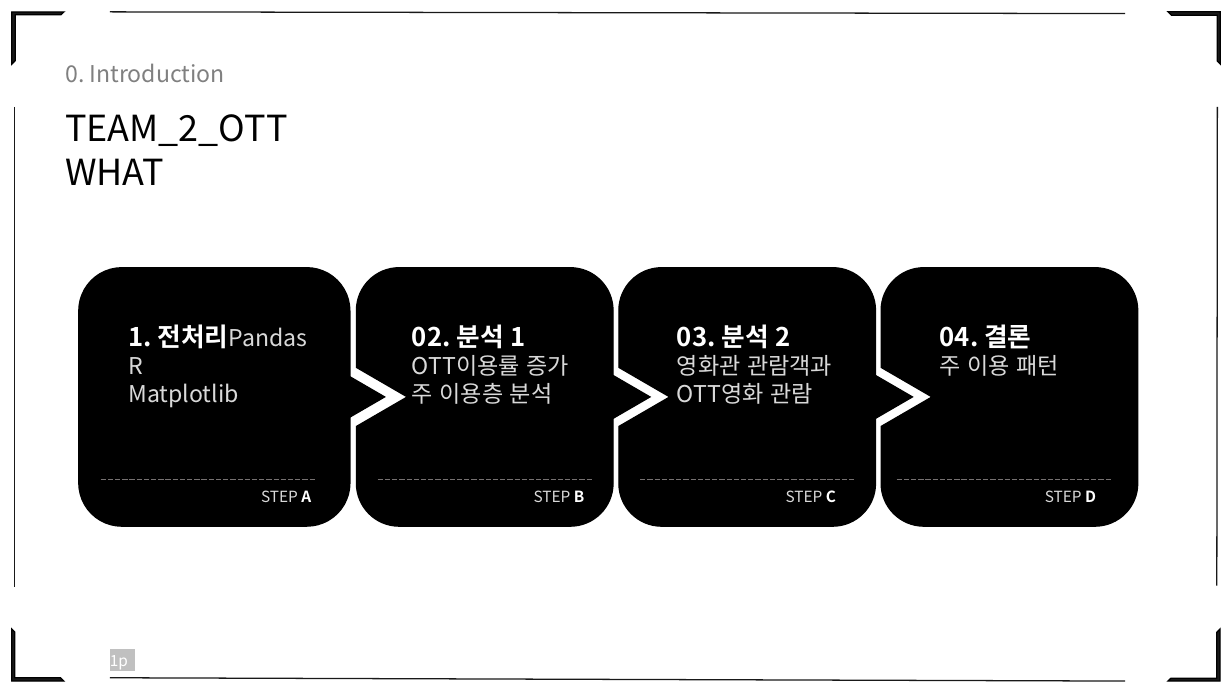
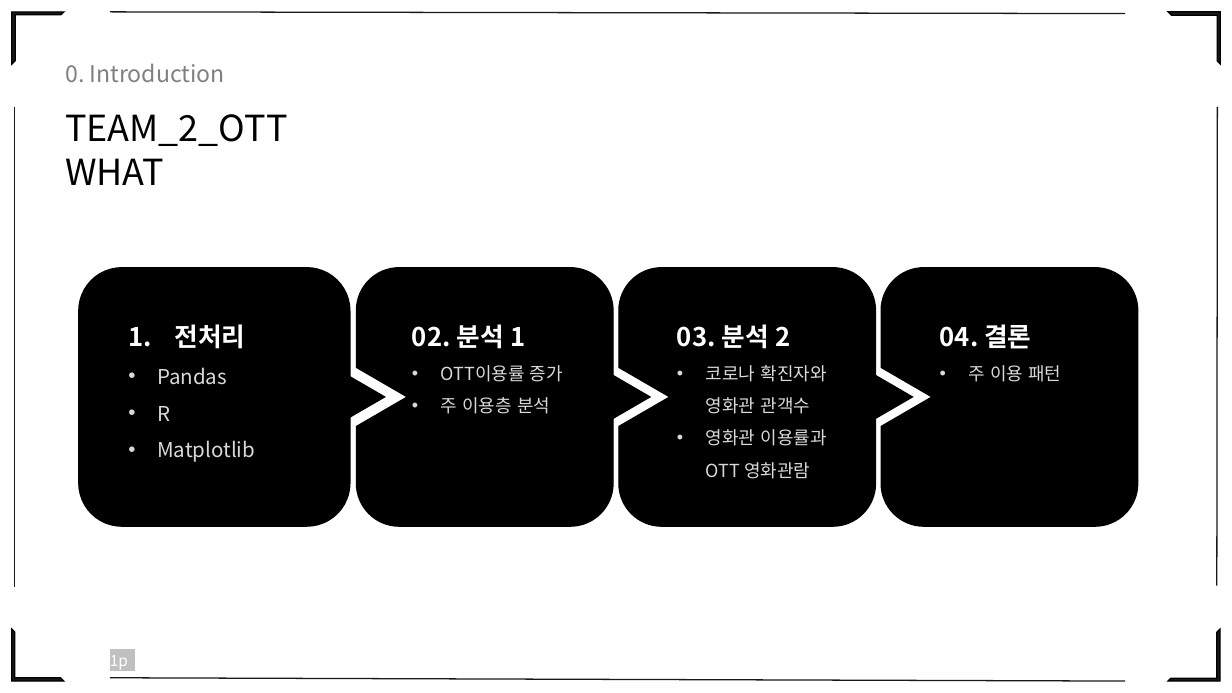
Before and after one commit to eesomin/midproject, a slide deck: slide 4 of jdh1/PPT_0_TEAM2.pptx. Drawn at 1232x693 pixels with LibreOffice and Linux fonts; fonts in the diff are those of the drawing. Boxes give left, top, right and bottom in pixels: in the first picture for what was removed or moved away, otherwise in the second. Text is boxed around its words. In the diff, an @@ line names an element or a change of style, - is before the commit and + after.

```diff
--- a/jdh1/PPT_0_TEAM2.pptx
+++ b/jdh1/PPT_0_TEAM2.pptx
@@ text at (x1=157, y1=324, x2=246, y2=385): text changed; size 18 to 16 pt @@
-1. 전처리Pandas
+1. 전처리
+• Pandas
@@ text at (x1=441, y1=365, x2=563, y2=414): size 18 to 14 pt in "OTT이용률 증가", "주 이용층 분석"; bullet none to •; line spacing 1 to 1.5 @@
@@ text at (x1=706, y1=365, x2=826, y2=479): text changed; size 18 to 14 pt @@
-영화관 관람객과 OTT영화 관람
+• 코로나 확진자와 영화관 관객수
+• 영화관 이용률과 OTT 영화관람
@@ text at (x1=969, y1=365, x2=1061, y2=382): size 18 to 14 pt in "주 이용 패턴"; bullet none to •; line spacing 1 to 1.5 @@
@@ text at (x1=157, y1=406, x2=255, y2=462): size 18 to 16 pt in "R", "Matplotlib"; bullet none to •; line spacing 1 to 1.5 @@
@@ line removed from (101, 480) to (315, 480) @@
@@ text removed at (x1=261, y1=490, x2=311, y2=502) @@
-STEP A
@@ line removed from (378, 480) to (592, 480) @@
@@ text removed at (x1=534, y1=490, x2=584, y2=502) @@
-STEP B
@@ line removed from (640, 480) to (854, 480) @@
@@ text removed at (x1=786, y1=490, x2=836, y2=502) @@
-STEP C
@@ line removed from (897, 480) to (1111, 480) @@
@@ text removed at (x1=1045, y1=490, x2=1096, y2=502) @@
-STEP D
```
Also in this commit, not shown: 37 other slides changed, 6 slides added, 3 slides removed, 1 other file.
